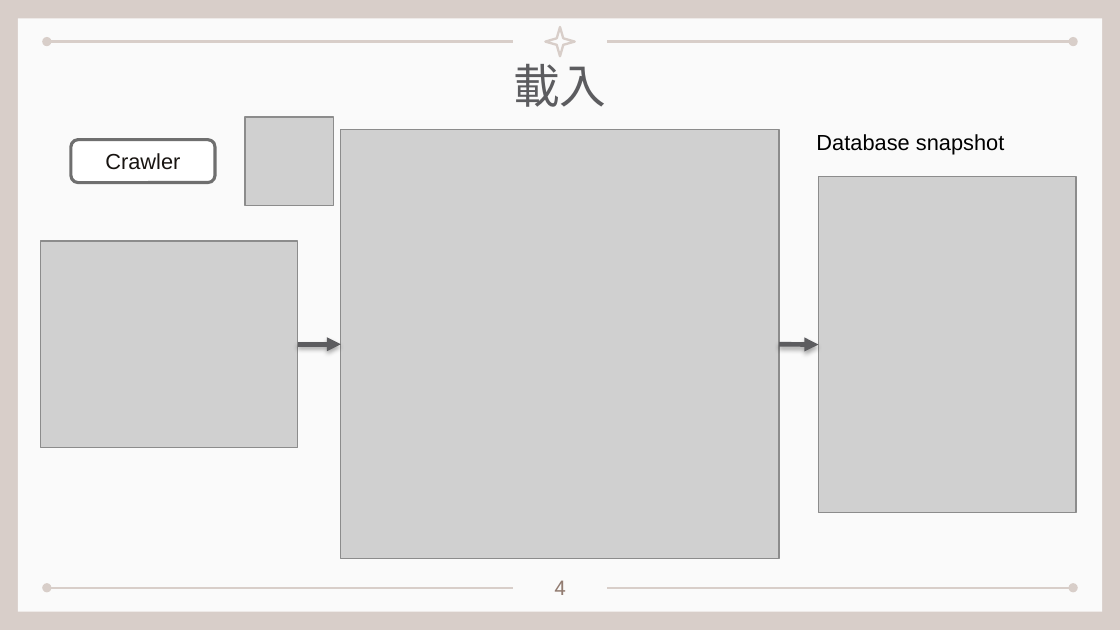
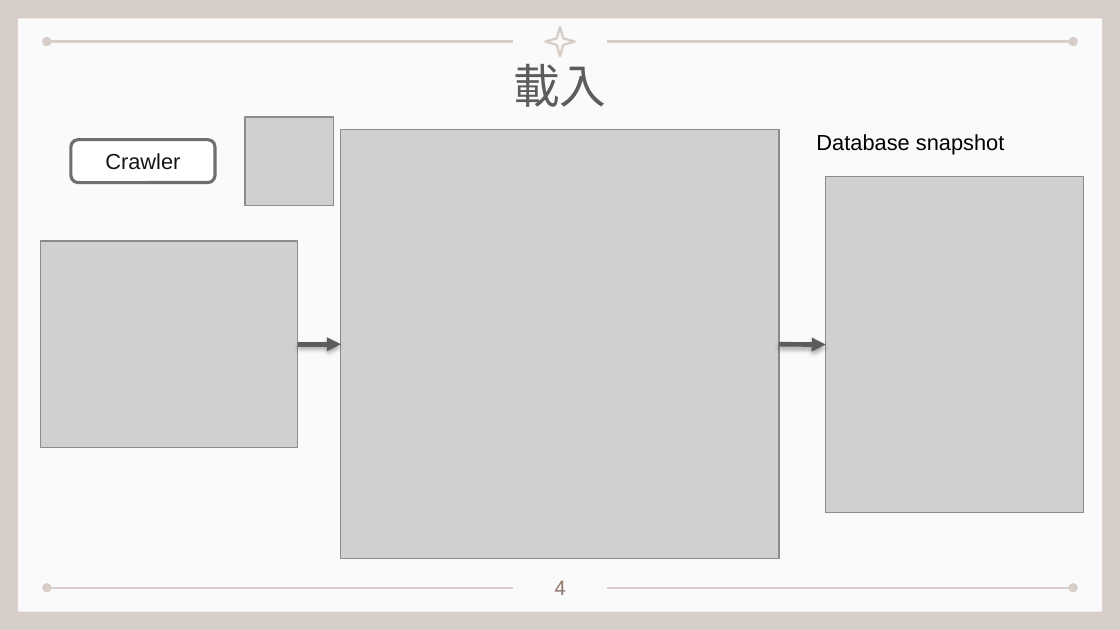
Before and after one commit to kionce57/Taiwan_Job_Market_Analysis, a slide deck: slide 5 of 程式介紹與展示.pptx. Drawn at 1120x630 pixels with LibreOffice and Linux fonts; fonts in the diff are those of the drawing; grey boxes stand for pictures. Boxes give left, top, right and bottom in pixels: in the first picture for what was removed or moved away, otherwise in the second. Text is boxed around its words. In the diff, an @@ line names an element or a change of style, - is before the commit and + after.

```diff
--- a/程式介紹與展示.pptx
+++ b/程式介紹與展示.pptx
@@ picture: place and size @@
-picture at [819, 177, 1076, 513]
+picture at [825, 177, 1083, 513]
@@ arrow moved from (780, 344) - (819, 345) to (780, 344) - (825, 345) @@
```
Also in this commit, not shown: 2 other slides changed, 1 slide added, 4 other files.
